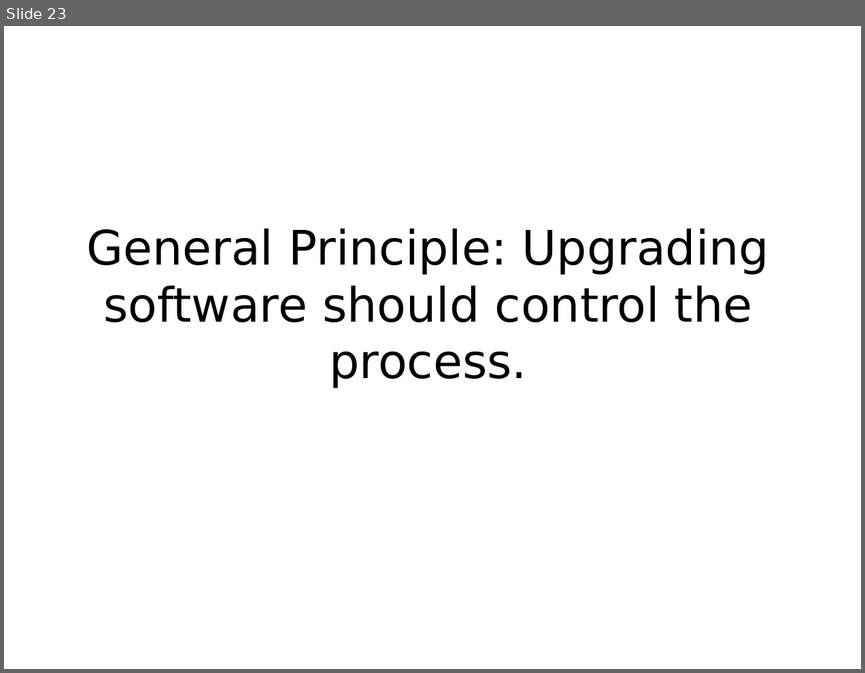
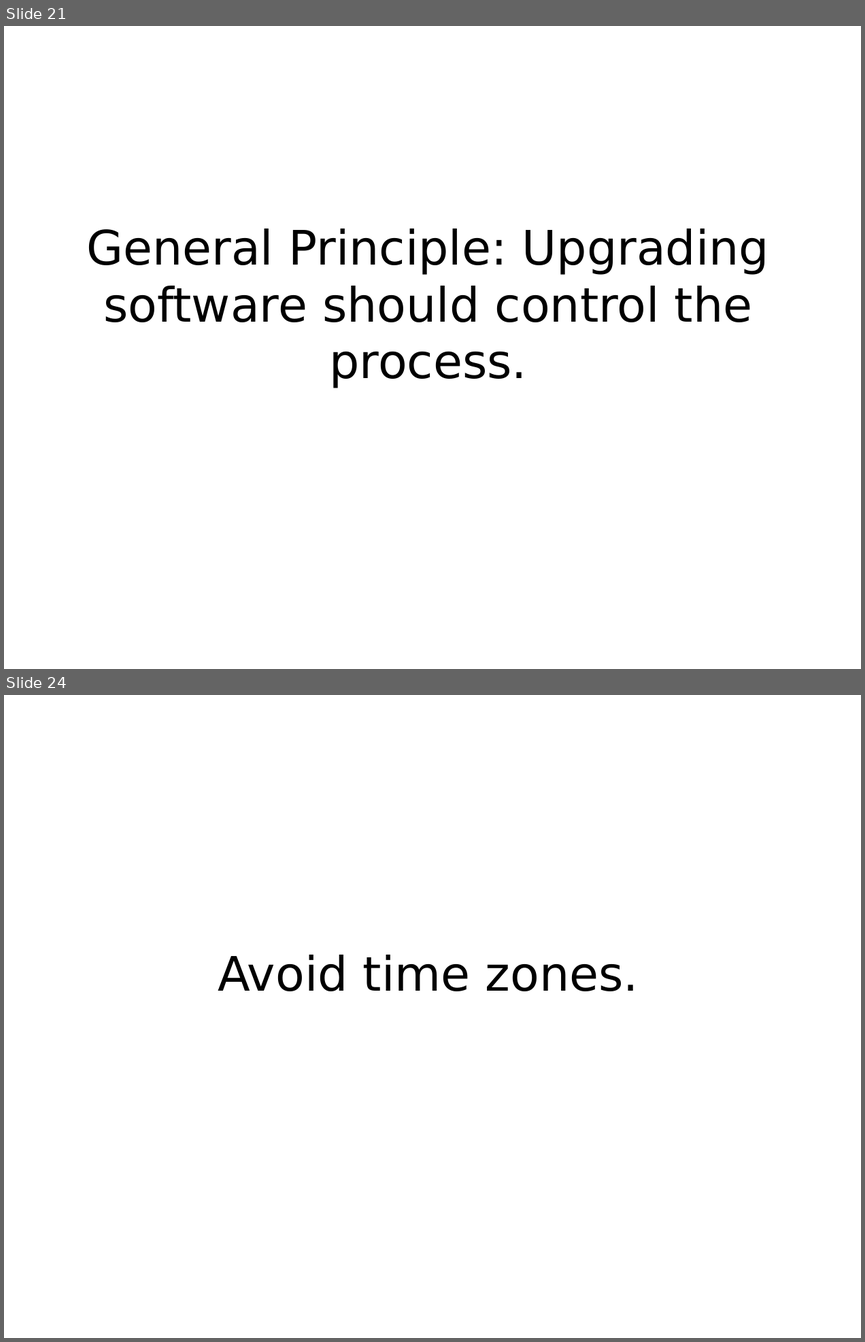
Before and after one commit to mkohler/embedded_python_presentation, a slide deck: embedded_python.odp. Shown one above the other, each under a label of ours: slide 23 before the commit, slides 21 and 24 after it; the slides between them are not shown. The pictures are 865x673 and 865x1342 pixels, drawn with LibreOffice and Linux fonts; fonts in the diff are those of the drawing. Boxes give left, top, right and bottom in pixels: in the first picture for what was removed or moved away, otherwise in the second. Text is boxed around its words. In the diff, an @@ line names an element or a change of style, - is before the commit and + after.

```diff
--- a/embedded_python.odp
+++ b/embedded_python.odp
@@ slide 24 added at <box>4,695,861,1338</box>, background #FFFFFF @@
@@ title added at <box>218,955,638,991</box>, 44 pt, text #000000 @@
+Avoid time zones.
@@ what was slide 23 is now slide 21 @@
```
Also in this commit, not shown: 1 slide changed, 8 other slides added, 6 slides removed.
